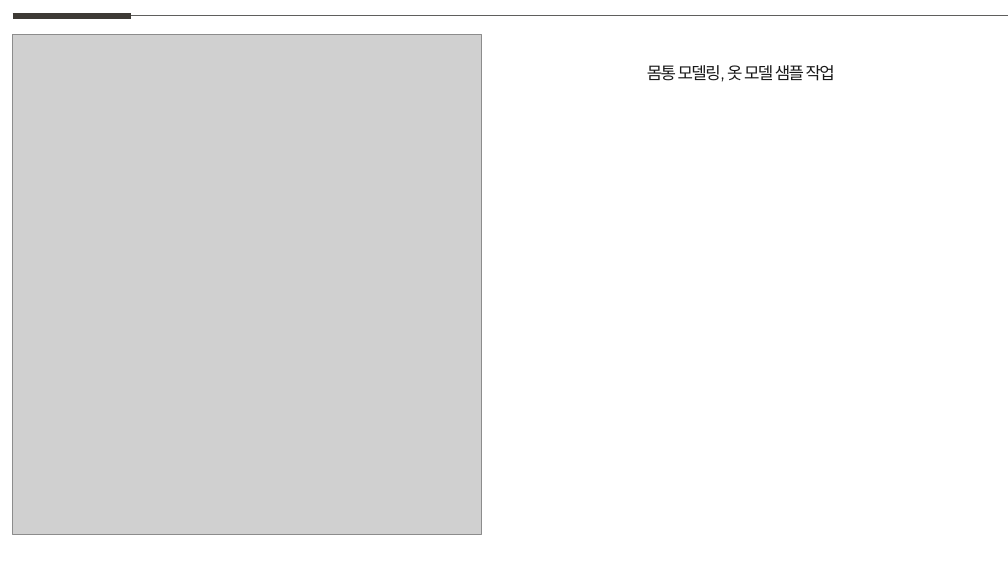
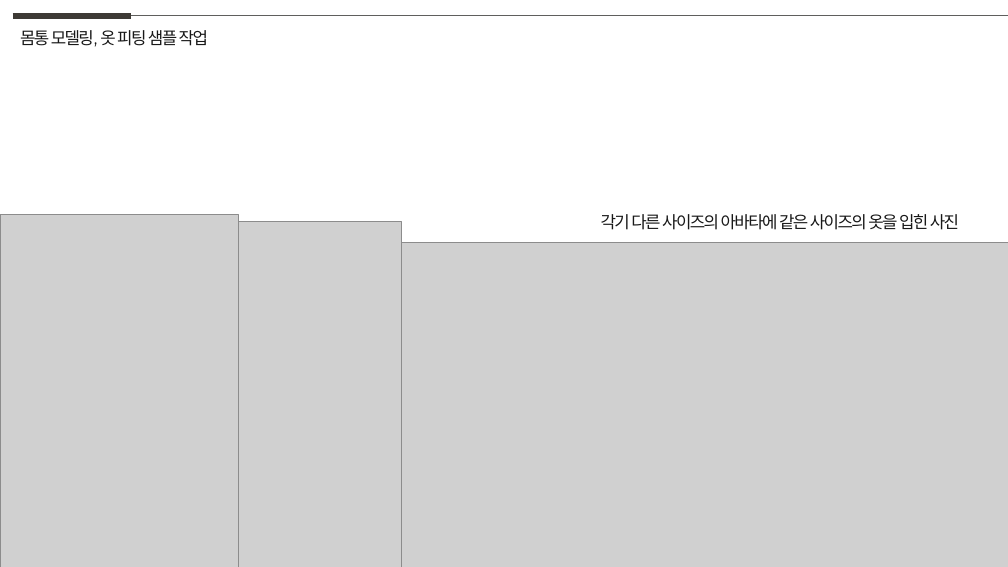
Before and after one commit to weaknessHero/Project_AvatarS, a slide deck: slide 16 of 발표자료/업데이트/LJJppt.pptx. Drawn at 1008x567 pixels with LibreOffice and Linux fonts; fonts in the diff are those of the drawing; grey boxes stand for pictures. Boxes give left, top, right and bottom in pixels: in the first picture for what was removed or moved away, otherwise in the second. Text is boxed around its words. In the diff, an @@ line names an element or a change of style, - is before the commit and + after.

```diff
--- a/발표자료/업데이트/LJJppt.pptx
+++ b/발표자료/업데이트/LJJppt.pptx
@@ picture removed at box(13, 34, 482, 534) @@
@@ text at box(20, 30, 208, 47): text changed @@
-몸통 모델링, 옷 모델 샘플 작업
+몸통 모델링, 옷 피팅 샘플 작업
@@ picture added at box(0, 215, 238, 567) @@
@@ picture added at box(238, 222, 401, 567) @@
@@ text added at box(601, 214, 959, 230), 16 pt, text #181818 @@
+각기 다른 사이즈의 아바타에 같은 사이즈의 옷을 입힌 사진
@@ picture added at box(402, 242, 1008, 567) @@
```
